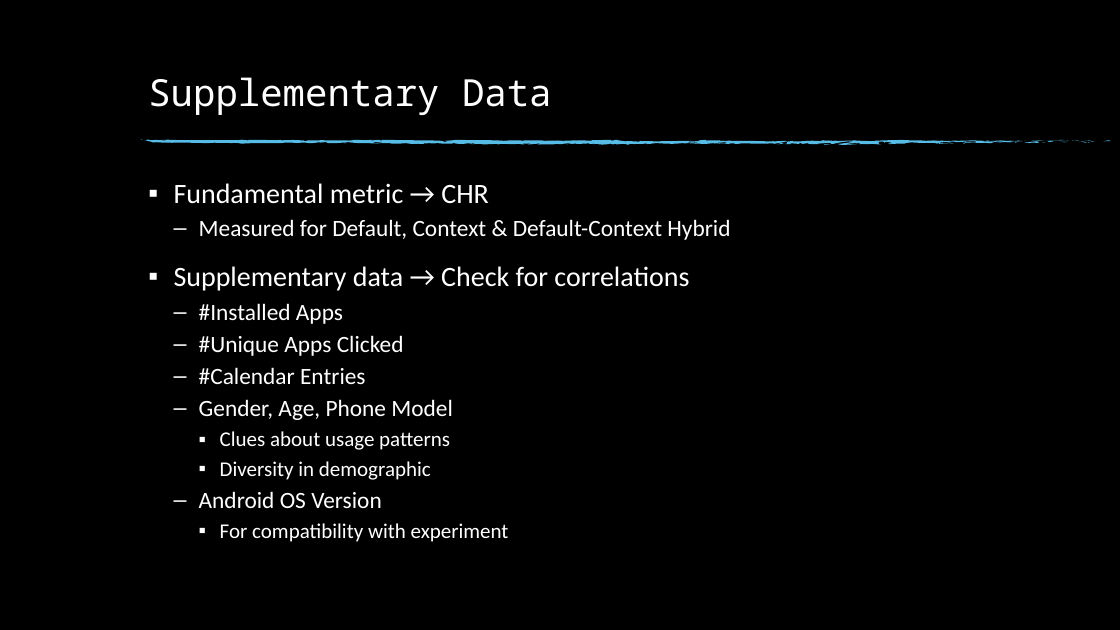
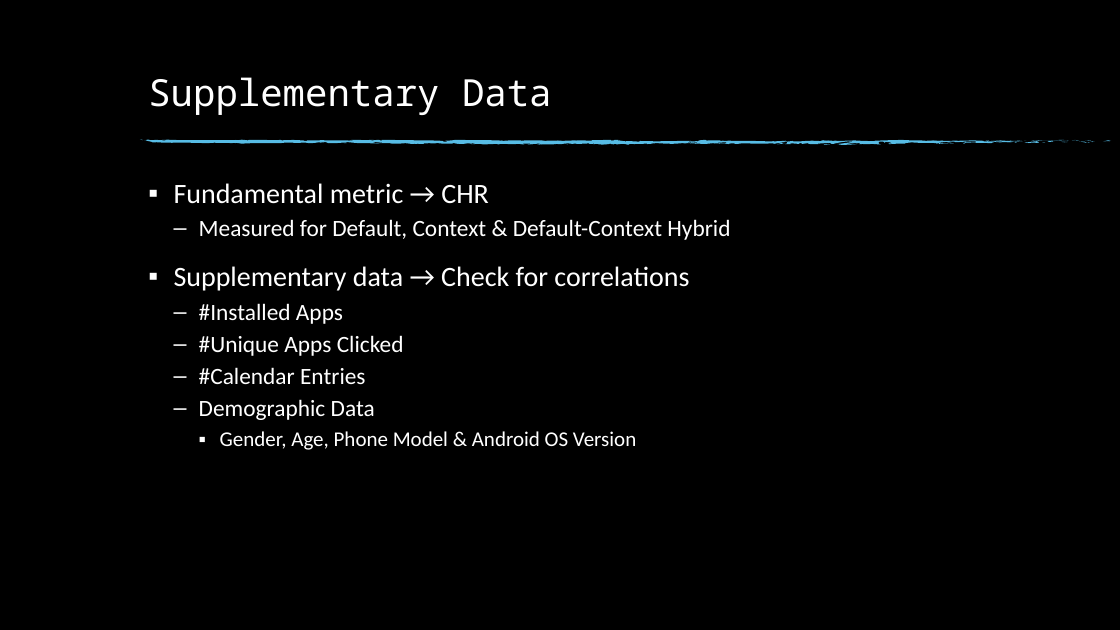
Before and after one commit to Buzz-Lightyear/ThesisDocuments, a slide deck: slide 8 of Thesis Presentation v2.0.pptx. Drawn at 1120x630 pixels with LibreOffice and Linux fonts; fonts in the diff are those of the drawing; background and template pictures are left out. Boxes give left, top, right and bottom in pixels: in the first picture for what was removed or moved away, otherwise in the second. Text is boxed around its words. In the diff, an @@ line names an element or a change of style, - is before the commit and + after.

```diff
--- a/Thesis Presentation v2.0.pptx
+++ b/Thesis Presentation v2.0.pptx
@@ text at (x1=199, y1=399, x2=636, y2=450): text changed @@
-  – Gender, Age, Phone Model
-    ▪ Clues about usage patterns
-    ▪ Diversity in demographic
-  – Android OS Version
-    ▪ For compatibility with experiment
+  – Demographic Data
+    ▪ Gender, Age, Phone Model & Android OS Version
```
Also in this commit, not shown: 2 other slides changed, 4 other files.
